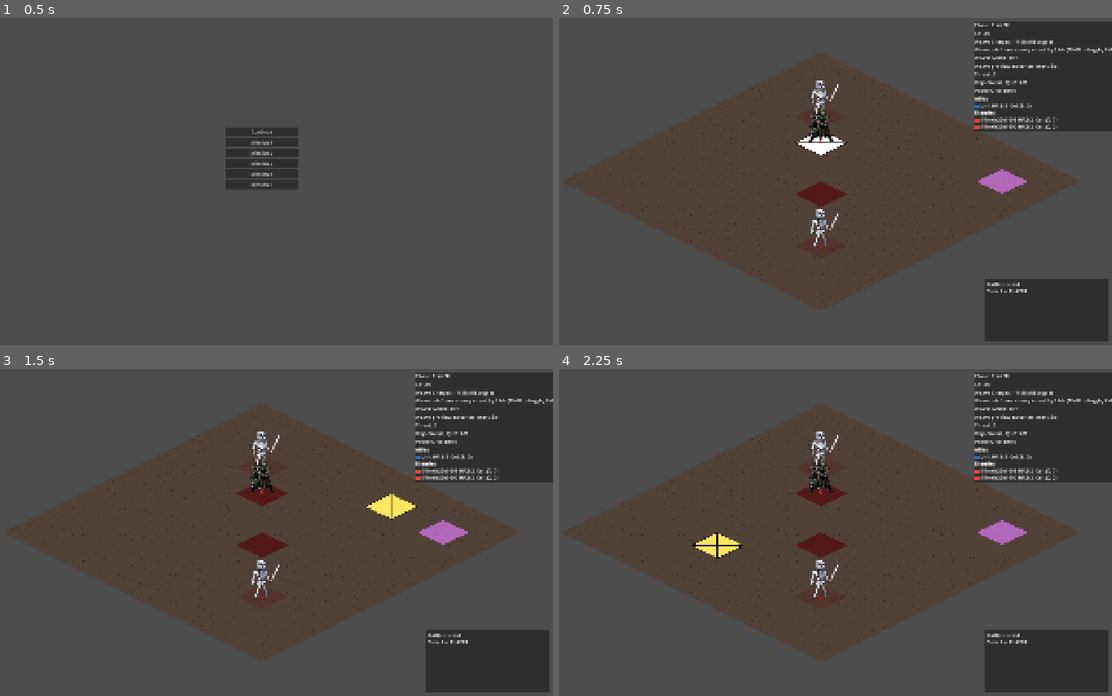
Above: before the commit, frames 1-4 (two rows, left to right).
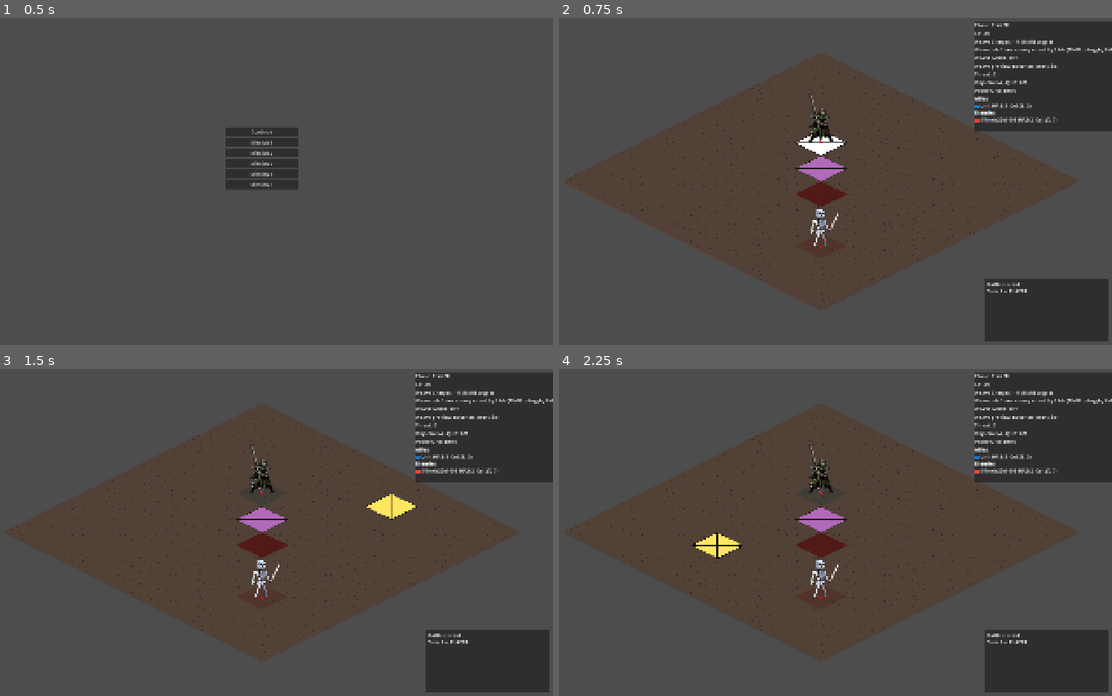
Above: after the commit, the same moments.

Repository: Nick-labs/TGS
Game: Godot game, scene res://scenes/ui/MainMenu.tscn
Two runs of this game, one before a commit and one after it. Both use one fixed random seed, a clock stepped at 60 frames per second and the inputs below.
Inputs (mouse positions are in pixels of both pictures, inside the frame that each line leads up to):
- Up to frame 1 (0.5 s): no input
- Up to frame 2 (0.75 s): click "Continue" at 0.5 s
- Up to frame 3 (1.5 s): tap Enter at 1.25 s; move the mouse to (392, 516) at 1.27 s; click (392, 516) at 1.42 s
- Up to frame 4 (2.25 s): tap Space at 2 s; move the mouse to (702, 548) at 2.02 s; click (702, 548) at 2.17 s

Frame 1 is identical in both runs. In frame 2, 1.1% of the frame differs, in the area x 42-91%, y 19-54%; in frame 3, 1.4%; in frame 4, 1.4%.

Commit message:
add mission resources

Diff:
--- /dev/null
+++ b/data/missions/mission_1/mission.tres
@@ -0,0 +1,13 @@
+[gd_resource type="Resource" script_class="MissionData" format=3 uid="uid://46ltc5il5pg0"]
+
+[ext_resource type="Script" uid="uid://e72psofp0jqp" path="res://scripts/data/MissionData.gd" id="1_b84aq"]
+[ext_resource type="Script" uid="uid://bnbqlpili3pr" path="res://scripts/data/UnitSpawnData.gd" id="2_w5ypf"]
+[ext_resource type="Resource" uid="uid://d3y75uhgq6tvs" path="res://data/missions/mission_1/spawn_striker_1.tres" id="3_sukbt"]
+[ext_resource type="Resource" uid="uid://b55ua2crbqysr" path="res://data/missions/mission_1/spawn_skeleton_1.tres" id="4_8hh8r"]
+
+[resource]
+script = ExtResource("1_b84aq")
+objective_cell = Vector2i(4, 4)
+cp_max = 1
+unit_spawns = Array[ExtResource("2_w5ypf")]([ExtResource("3_sukbt"), ExtResource("4_8hh8r")])
+metadata/_custom_type_script = "uid://e72psofp0jqp"
--- /dev/null
+++ b/data/missions/mission_1/spawn_skeleton_1.tres
@@ -0,0 +1,11 @@
+[gd_resource type="Resource" script_class="UnitSpawnData" format=3 uid="uid://b55ua2crbqysr"]
+
+[ext_resource type="Script" uid="uid://bnbqlpili3pr" path="res://scripts/data/UnitSpawnData.gd" id="1_6w3h3"]
+[ext_resource type="Resource" uid="uid://cfvugeiywarqv" path="res://data/units/skeleton.tres" id="2_6w3h3"]
+
+[resource]
+script = ExtResource("1_6w3h3")
+unit_data = ExtResource("2_6w3h3")
+team = 1
+cell = Vector2i(7, 7)
+metadata/_custom_type_script = "uid://bnbqlpili3pr"
--- /dev/null
+++ b/data/missions/mission_1/spawn_striker_1.tres
@@ -0,0 +1,10 @@
+[gd_resource type="Resource" script_class="UnitSpawnData" format=3 uid="uid://d3y75uhgq6tvs"]
+
+[ext_resource type="Script" uid="uid://bnbqlpili3pr" path="res://scripts/data/UnitSpawnData.gd" id="1_tk64b"]
+[ext_resource type="Resource" uid="uid://dspqjoru7mlhj" path="res://data/units/striker.tres" id="2_o4xwm"]
+
+[resource]
+script = ExtResource("1_tk64b")
+unit_data = ExtResource("2_o4xwm")
+cell = Vector2i(3, 3)
+metadata/_custom_type_script = "uid://bnbqlpili3pr"
--- a/data/units/skeleton.tres
+++ b/data/units/skeleton.tres
@@ -1,6 +1,6 @@
 [gd_resource type="Resource" script_class="UnitData" format=3 uid="uid://cfvugeiywarqv"]
 
-[ext_resource type="Script" uid="uid://ctnia1aps2tlj" path="res://scripts/units/UnitData.gd" id="1_0bo4j"]
+[ext_resource type="Script" uid="uid://ctnia1aps2tlj" path="res://scripts/data/UnitData.gd" id="1_0bo4j"]
 [ext_resource type="Script" uid="uid://dyjcs427yavw2" path="res://scripts/actions/BaseAction.gd" id="1_ixclv"]
 [ext_resource type="Texture2D" uid="uid://bxq00ef2qu1s4" path="res://assets/sprites/units/EnemyUnit.png" id="2_0bo4j"]
 [ext_resource type="Script" uid="uid://sknfo0cb3eae" path="res://scripts/actions/MeleeAttackAction.gd" id="2_aqewh"]
--- a/data/units/sniper.tres
+++ b/data/units/sniper.tres
@@ -1,6 +1,6 @@
 [gd_resource type="Resource" script_class="UnitData" format=3 uid="uid://b7uhwjx5daqvo"]
 
-[ext_resource type="Script" uid="uid://ctnia1aps2tlj" path="res://scripts/units/UnitData.gd" id="1_22dgs"]
+[ext_resource type="Script" uid="uid://ctnia1aps2tlj" path="res://scripts/data/UnitData.gd" id="1_22dgs"]
 [ext_resource type="Script" uid="uid://dyjcs427yavw2" path="res://scripts/actions/BaseAction.gd" id="1_w8ulu"]
 [ext_resource type="Texture2D" uid="uid://qk2jan01ound" path="res://assets/sprites/units/TestUnit.png" id="2_tj5ci"]
 [ext_resource type="Script" uid="uid://j4df27kdc5dj" path="res://scripts/actions/ArtilleryAttackAction.gd" id="2_uqikw"]
--- a/data/units/striker.tres
+++ b/data/units/striker.tres
@@ -1,6 +1,6 @@
 [gd_resource type="Resource" script_class="UnitData" format=3 uid="uid://dspqjoru7mlhj"]
 
-[ext_resource type="Script" uid="uid://ctnia1aps2tlj" path="res://scripts/units/UnitData.gd" id="1_0p7ov"]
+[ext_resource type="Script" uid="uid://ctnia1aps2tlj" path="res://scripts/data/UnitData.gd" id="1_0p7ov"]
 [ext_resource type="Script" uid="uid://dyjcs427yavw2" path="res://scripts/actions/BaseAction.gd" id="1_thhq7"]
 [ext_resource type="Texture2D" uid="uid://qk2jan01ound" path="res://assets/sprites/units/TestUnit.png" id="2_etyyb"]
 [ext_resource type="Script" uid="uid://camfew5bskqqn" path="res://scripts/actions/PushAttackAction.gd" id="2_sph1a"]
--- /dev/null
+++ b/scripts/data/MissionData.gd
@@ -0,0 +1,8 @@
+extends Resource
+class_name MissionData
+
+@export var objective_cell: Vector2i
+@export var objective_max_hp: int = 5
+@export var cp_max: int = 3
+@export var threat_growth_per_turn: int = 1
+@export var unit_spawns: Array[UnitSpawnData]
--- /dev/null
+++ b/scripts/data/UnitSpawnData.gd
@@ -0,0 +1,6 @@
+extends Resource
+class_name UnitSpawnData
+
+@export var unit_data: UnitData
+@export var team: Unit.Team
+@export var cell: Vector2i
--- a/scripts/map/GridRoot.gd
+++ b/scripts/map/GridRoot.gd
@@ -34,71 +34,44 @@
 
 func apply_mission_preset(mission_id: int):
 	mission_id = SaveManager.normalize_mission_id(mission_id)
+
+	var path := "res://data/missions/mission_%d/mission.tres" % mission_id
+
+	if not ResourceLoader.exists(path):
+		push_error("Mission not found: " + path)
+		return
+
+	var mission: MissionData = load(path)
+
+	apply_mission(mission)
+
+func apply_mission(mission: MissionData):
 	var unit_manager: UnitManager = get_node("UnitManager")
 	var turn_manager: TurnManager = get_node("TurnManager")
 	var environment_manager: EnvironmentManager = get_node("EnvironmentManager")
+
 	unit_manager.clear_all_units()
 
-	match mission_id:
-		1:
-			environment_manager.objective_cell = Vector2i(8, 1)
-			environment_manager.objective_max_hp = 6
-			turn_manager.cp_max = 3
-			turn_manager.threat_growth_per_turn = 1
-			unit_manager.spawn_unit(preload("res://data/units/striker.tres"), Unit.Team.PLAYER, Vector2i(3, 3))
-			#unit_manager.spawn_unit(, Unit.Team.PLAYER, Vector2i(2, 4))
-			#unit_manager.spawn_unit(, Unit.Team.PLAYER, Vector2i(4, 2))
-			unit_manager.spawn_unit(preload("res://data/units/skeleton.tres"), Unit.Team.ENEMY, Vector2i(7, 7))
-			unit_manager.spawn_unit(preload("res://data/units/skeleton.tres"), Unit.Team.ENEMY, Vector2i(2, 2))
-			#unit_manager.spawn_unit(, Unit.Team.ENEMY, Vector2i(6, 8))
-			#unit_manager.spawn_unit(, Unit.Team.ENEMY, Vector2i(8, 6))
-		2:
-			environment_manager.objective_cell = Vector2i(1, 8)
-			environment_manager.objective_max_hp = 8
-			turn_manager.cp_max = 2
-			turn_manager.threat_growth_per_turn = 2
-			#unit_manager.spawn_unit(Vector2i(1, 3), Unit.Team.PLAYER, Unit.Archetype.GUARDIAN)
-			#unit_manager.spawn_unit(Vector2i(2, 2), Unit.Team.PLAYER, Unit.Archetype.STRIKER)
-			#unit_manager.spawn_unit(Vector2i(3, 4), Unit.Team.PLAYER, Unit.Archetype.ARTILLERY)
-			#unit_manager.spawn_unit(Vector2i(7, 3), Unit.Team.ENEMY, Unit.Archetype.SNIPER)
-			#unit_manager.spawn_unit(Vector2i(7, 4), Unit.Team.ENEMY, Unit.Archetype.SNIPER)
-			#unit_manager.spawn_unit(Vector2i(8, 5), Unit.Team.ENEMY, Unit.Archetype.BRUTE)
-		3:
-			environment_manager.objective_cell = Vector2i(5, 5)
-			environment_manager.objective_max_hp = 10
-			turn_manager.cp_max = 4
-			turn_manager.weave_uses_per_turn = 2
-			#unit_manager.spawn_unit(Vector2i(1, 1), Unit.Team.PLAYER, Unit.Archetype.STRIKER)
-			#unit_manager.spawn_unit(Vector2i(1, 2), Unit.Team.PLAYER, Unit.Archetype.GUARDIAN)
-			#unit_manager.spawn_unit(Vector2i(2, 1), Unit.Team.PLAYER, Unit.Archetype.ARTILLERY)
-			#unit_manager.spawn_unit(Vector2i(8, 8), Unit.Team.ENEMY, Unit.Archetype.BRUTE)
-			#unit_manager.spawn_unit(Vector2i(8, 7), Unit.Team.ENEMY, Unit.Archetype.RAIDER)
-			#unit_manager.spawn_unit(Vector2i(7, 8), Unit.Team.ENEMY, Unit.Archetype.RAIDER)
-		4:
-			environment_manager.objective_cell = Vector2i(9, 0)
-			environment_manager.objective_max_hp = 4
-			turn_manager.cp_max = 3
-			turn_manager.threat_objective_focus_start = 1
-			#unit_manager.spawn_unit(Vector2i(0, 8), Unit.Team.PLAYER, Unit.Archetype.STRIKER)
-			#unit_manager.spawn_unit(Vector2i(0, 7), Unit.Team.PLAYER, Unit.Archetype.ARTILLERY)
-			#unit_manager.spawn_unit(Vector2i(1, 8), Unit.Team.PLAYER, Unit.Archetype.GUARDIAN)
-			#unit_manager.spawn_unit(Vector2i(6, 1), Unit.Team.ENEMY, Unit.Archetype.RAIDER)
-			#unit_manager.spawn_unit(Vector2i(7, 1), Unit.Team.ENEMY, Unit.Archetype.RAIDER)
-			#unit_manager.spawn_unit(Vector2i(8, 1), Unit.Team.ENEMY, Unit.Archetype.BRUTE)
-		5:
-			environment_manager.objective_cell = Vector2i(5, 0)
-			environment_manager.objective_max_hp = 7
-			turn_manager.cp_max = 2
-			turn_manager.threat_growth_per_turn = 1
-			turn_manager.weave_uses_per_turn = 1
-			#unit_manager.spawn_unit(Vector2i(4, 8), Unit.Team.PLAYER, Unit.Archetype.STRIKER)
-			#unit_manager.spawn_unit(Vector2i(5, 8), Unit.Team.PLAYER, Unit.Archetype.GUARDIAN)
-			#unit_manager.spawn_unit(Vector2i(6, 8), Unit.Team.PLAYER, Unit.Archetype.ARTILLERY)
-			#unit_manager.spawn_unit(Vector2i(3, 3), Unit.Team.ENEMY, Unit.Archetype.SNIPER)
-			#unit_manager.spawn_unit(Vector2i(5, 3), Unit.Team.ENEMY, Unit.Archetype.BRUTE)
-			#unit_manager.spawn_unit(Vector2i(7, 3), Unit.Team.ENEMY, Unit.Archetype.SNIPER)
+	if mission == null:
+		push_error("No mission data")
+
+	environment_manager.objective_cell = mission.objective_cell
+	environment_manager.objective_max_hp = 6
+
+	turn_manager.cp_max = 3
+	turn_manager.threat_growth_per_turn = 1
+
+	for spawn in mission.unit_spawns:
+		print(spawn.unit_data.display_name)
+		unit_manager.spawn_unit(
+			spawn.unit_data,
+			spawn.team,
+			spawn.cell
+		)
 
 	environment_manager.reset_state()
+
 	turn_manager.turn_index = 1
 	turn_manager.start_battle()
+
 	grid.refresh_ownership_visuals()
Renamed: scripts/units/UnitData.gd -> scripts/data/UnitData.gd
